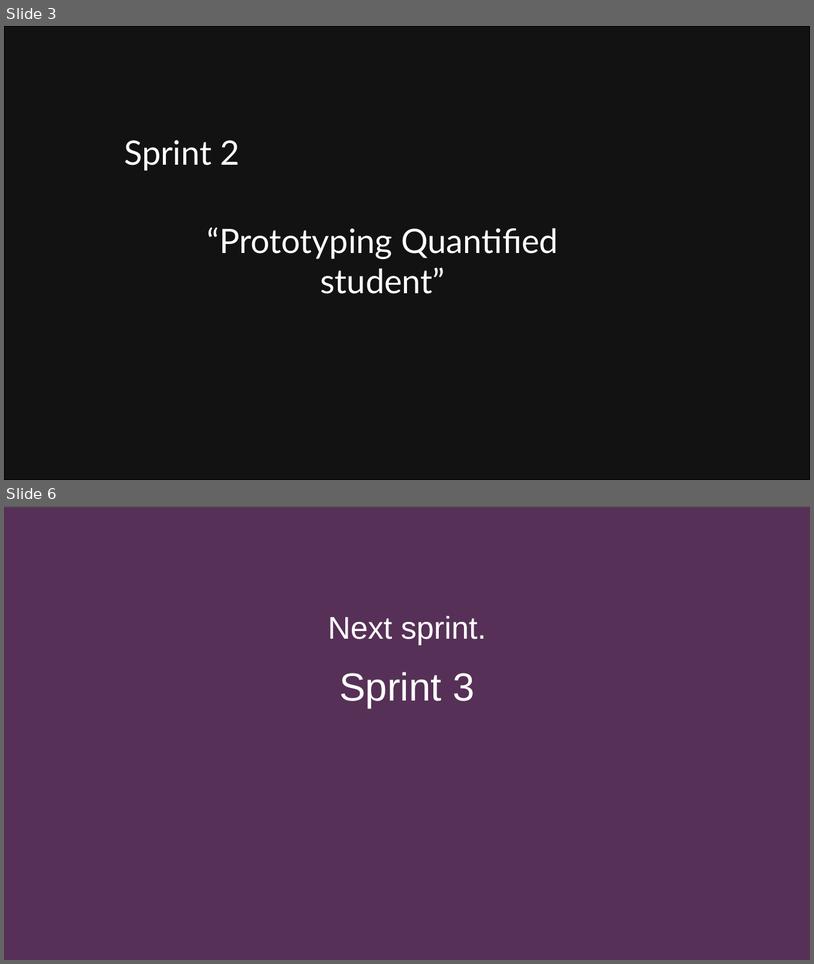
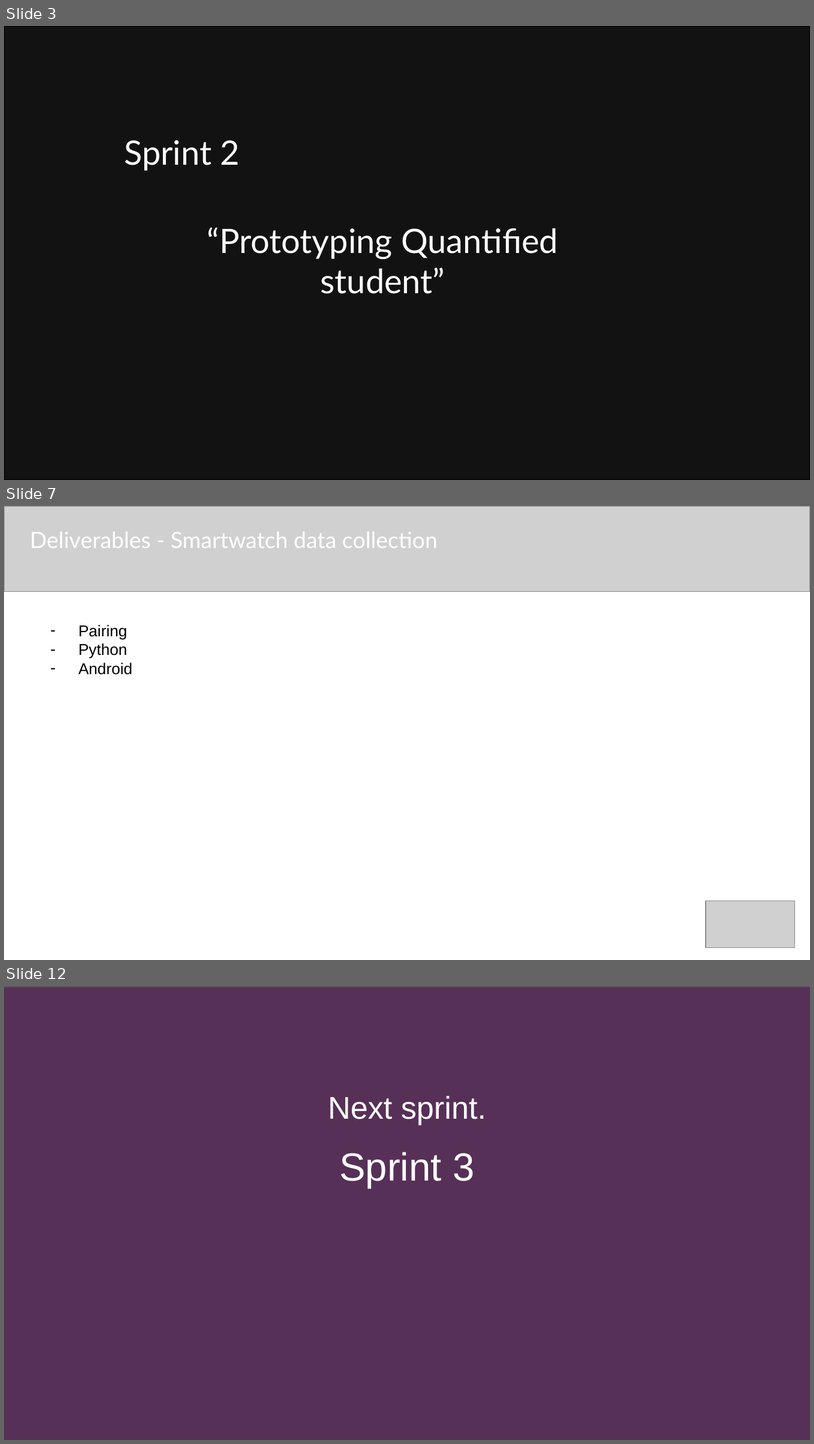
Before and after one commit to quantifiedstudent/QS-Docs, a slide deck: QS - Sprint 2 delivery 8-6-2022.pptx. Shown one above the other, each under a label of ours: slides 3 and 6 before the commit, slides 3, 7 and 12 after it; the slides between them are not shown. The pictures are 814x964 and 814x1444 pixels, drawn with LibreOffice and Linux fonts; fonts in the diff are those of the drawing; grey boxes stand for pictures; background and template pictures are left out; a plain dark background stands for a picture behind light text. Boxes give left, top, right and bottom in pixels: in the first picture for what was removed or moved away, otherwise in the second. Text is boxed around its words. In the diff, an @@ line names an element or a change of style, - is before the commit and + after.

```diff
--- a/QS - Sprint 2 delivery 8-6-2022.pptx
+++ b/QS - Sprint 2 delivery 8-6-2022.pptx
@@ slide 7 added at [4,506,810,960], background #FFFFFF @@
@@ picture added at [4,506,810,591] @@
@@ text added at [30,532,438,548], 20 pt, text #FFFFFF @@
+Deliverables - Smartwatch data collection
@@ text added at [78,625,132,675], 14 pt, text #000000 @@
+– Pairing
+– Python
+– Android
@@ picture added at [707,900,796,947] @@
@@ what was slide 6 is now slide 12 @@
```
Also in this commit, not shown: 4 slides changed, 7 other slides added, 2 slides removed, 26 other files.
